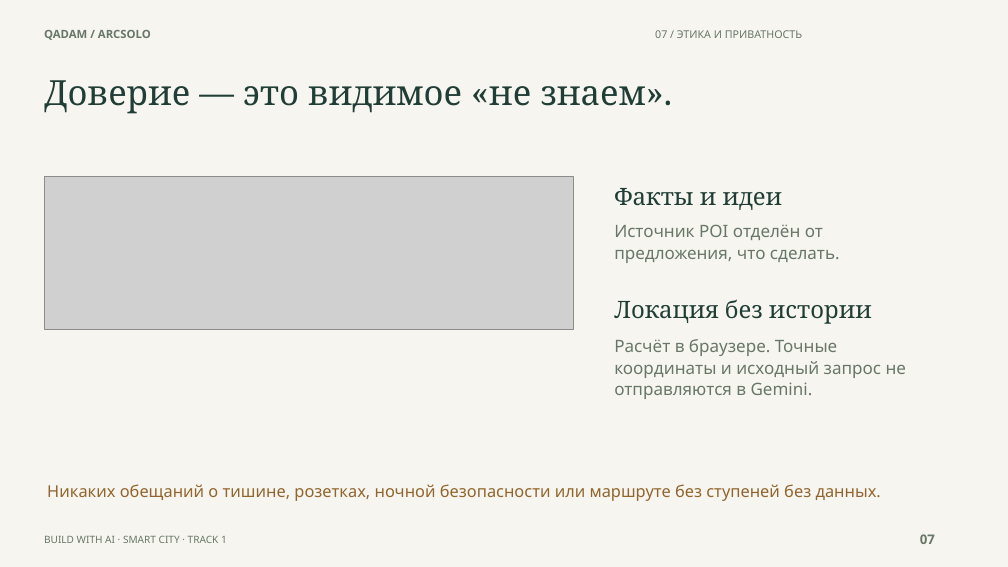
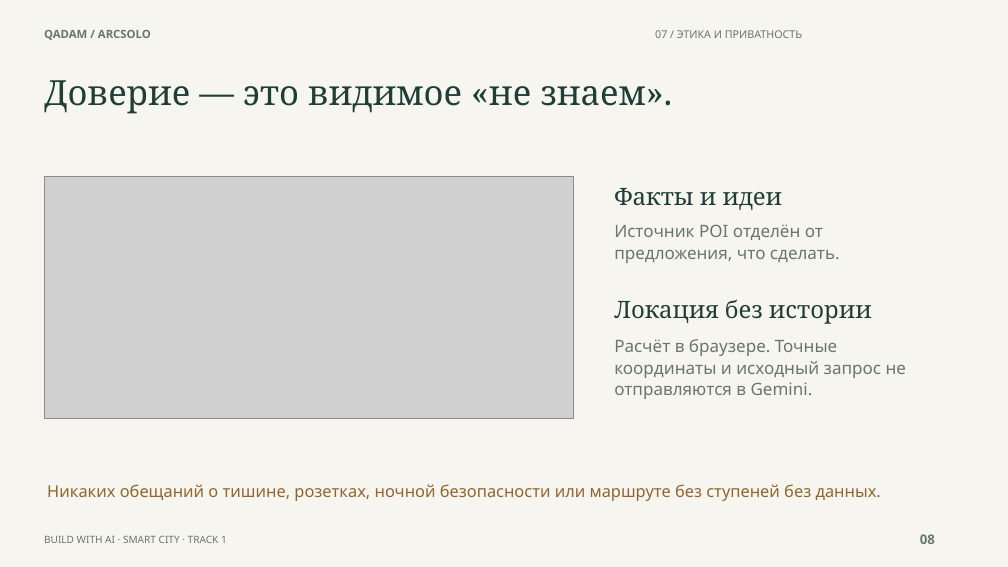
Before and after one commit to Csadow/qadam-astana, a slide deck: slide 8 of presentation/Qadam_ArcSolo_pitch_RU.pptx (slide 7 before the commit). Drawn at 1008x567 pixels with LibreOffice and Linux fonts; fonts in the diff are those of the drawing; grey boxes stand for pictures. Boxes give left, top, right and bottom in pixels: in the first picture for what was removed or moved away, otherwise in the second. Text is boxed around its words. In the diff, an @@ line names an element or a change of style, - is before the commit and + after.

```diff
--- a/presentation/Qadam_ArcSolo_pitch_RU.pptx
+++ b/presentation/Qadam_ArcSolo_pitch_RU.pptx
@@ picture resized from (x1=44, y1=176, x2=573, y2=329) to (x1=44, y1=176, x2=573, y2=418) @@
@@ text at (x1=920, y1=534, x2=935, y2=544): text changed @@
-07
+08
```
Also in this commit, not shown: 8 other slides changed, 1 slide added, 53 other files.
